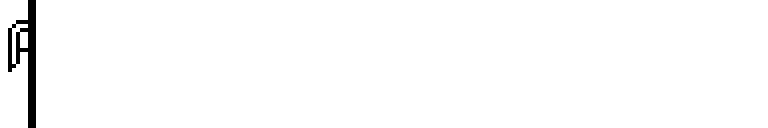
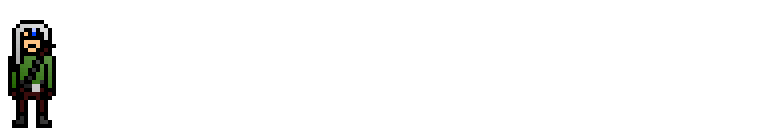
Layered file, before and after one edit (768 x 128). Changes by layer:
painted on "Background" over [8, 0, 56, 128]
